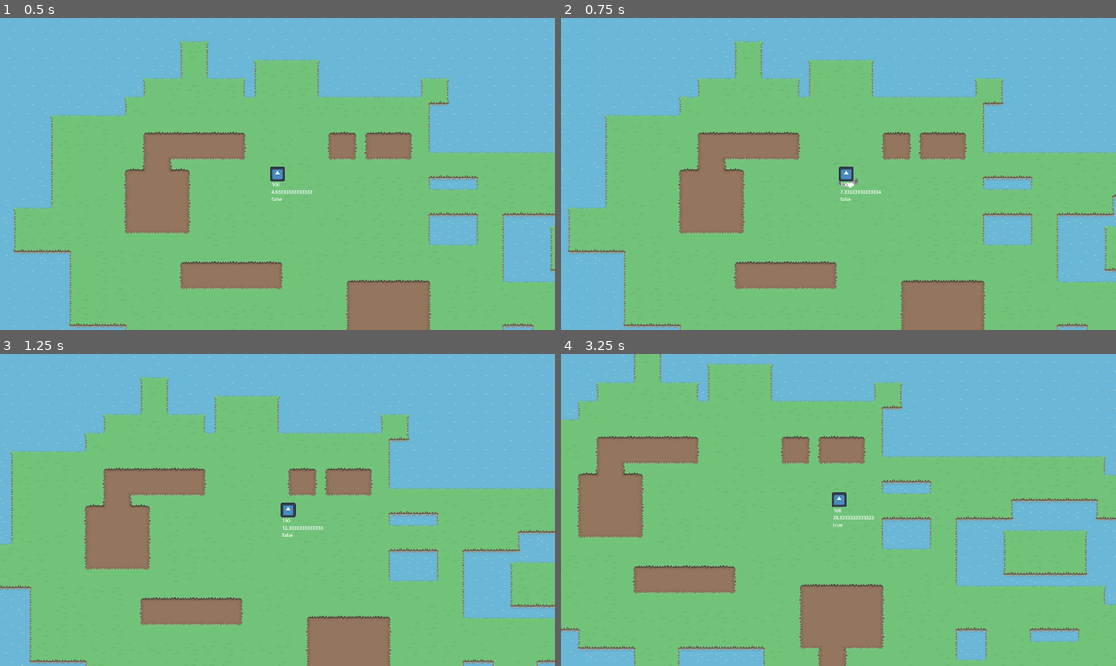
Above: before the commit, frames 1-4 (two rows, left to right).
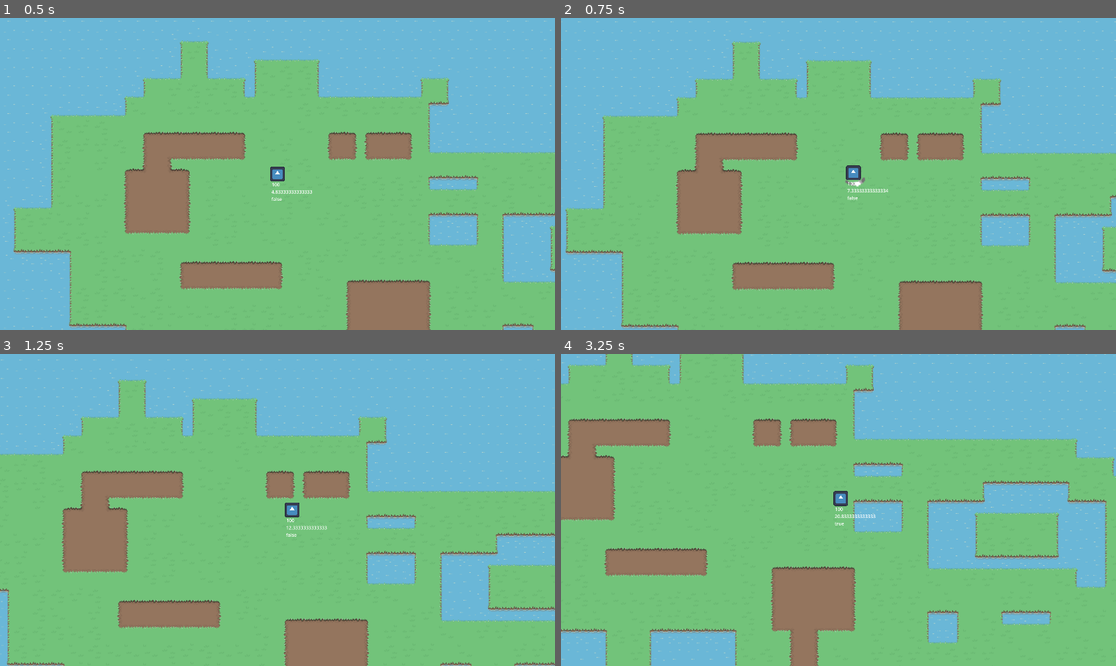
Above: after the commit, the same moments.

Repository: MegaModular/Wild-Gunners
Game: Godot game, scene res://Scenes/main.tscn
Two runs of this game, one before a commit and one after it. Both use one fixed random seed, a clock stepped at 60 frames per second and the inputs below. The engine's default icon, where the game draws it, is replaced by a stand-in: a white triangle on a blue panel in a dark square.
Inputs (mouse positions are in pixels of both pictures, inside the frame that each line leads up to):
- Up to frame 1 (0.5 s): no input
- Up to frame 2 (0.75 s): tap Enter at 0.5 s; move the mouse to (960, 158) at 0.52 s; hold D (right) from 0.53 s (still down); click (960, 158) at 0.6 s
- Up to frame 3 (1.25 s): keep holding D (right)
- Up to frame 4 (3.25 s): move the mouse to (727, 525) at 1.27 s; release D (right) at 1.28 s; hold S (down) 1.28-2.03 s; click (727, 525) at 1.35 s; move the mouse to (894, 441) at 2.02 s; hold D (right) 2.03-2.78 s; hold Right mouse button (rmb) 2.03-2.78 s; click (894, 441) at 2.3 s; move the mouse to (810, 572) at 2.77 s; hold W (up) from 2.78 s (still down); click (810, 572) at 2.85 s

Frame 1 is identical in both runs. In frame 2, 5.1% of the frame differs, in the area x 0-100%, y 0-100%; in frame 3, 18%; in frame 4, 35%.

Commit message:
Added dash for player

Diff:
--- a/Character/Character.tscn
+++ b/Character/Character.tscn
@@ -25,6 +25,21 @@
 [sub_resource type="GradientTexture2D" id="GradientTexture2D_a1225"]
 gradient = SubResource("Gradient_xbxso")
 
+[sub_resource type="Animation" id="Animation_k3ywl"]
+length = 0.001
+tracks/0/type = "value"
+tracks/0/imported = false
+tracks/0/enabled = true
+tracks/0/path = NodePath("CursorHolder/Slash:frame")
+tracks/0/interp = 1
+tracks/0/loop_wrap = true
+tracks/0/keys = {
+"times": PackedFloat32Array(0),
+"transitions": PackedFloat32Array(1),
+"update": 1,
+"values": [13]
+}
+
 [sub_resource type="Animation" id="Animation_5clig"]
 resource_name = "slash"
 length = 0.5
@@ -39,21 +54,6 @@
 "transitions": PackedFloat32Array(1, 1, 1, 1, 1, 1, 1, 1, 1, 1, 1, 1, 1, 1),
 "update": 1,
 "values": [13, 0, 1, 2, 3, 4, 5, 6, 7, 8, 9, 10, 11, 13]
-}
-
-[sub_resource type="Animation" id="Animation_k3ywl"]
-length = 0.001
-tracks/0/type = "value"
-tracks/0/imported = false
-tracks/0/enabled = true
-tracks/0/path = NodePath("CursorHolder/Slash:frame")
-tracks/0/interp = 1
-tracks/0/loop_wrap = true
-tracks/0/keys = {
-"times": PackedFloat32Array(0),
-"transitions": PackedFloat32Array(1),
-"update": 1,
-"values": [13]
 }
 
 [sub_resource type="AnimationLibrary" id="AnimationLibrary_w5l7d"]
--- a/Character/character.gd
+++ b/Character/character.gd
@@ -1,13 +1,15 @@
 extends CharacterBody2D
 
 #Editable
-var move_speed = 250
+var move_speed = 40
 var rotation_speed = 5.0
 
 var maxShieldHealth = 100.0
 var shieldRegenRate = 10.0 #per second
 
-#States
+var dashDistance = 600
+
+#States`
 var ableToAttack : bool = true
 var isDefending : bool = false
 var shieldUp : bool = false
@@ -25,7 +27,7 @@
 func _process(delta: float) -> void:
 	debugFunc()
 
-	calculateMovement()
+	calculateMovement(delta)
 	pointStuffAtCursor(delta)
 	shieldLogic(delta)
 
@@ -43,7 +45,7 @@
 	$CursorHolder.rotation = lerp_angle(current_rotation, target_rotation, rotation_speed * delta)
 
 #Handles player movement
-func calculateMovement() -> void:
+func calculateMovement(delta) -> void:
 	direction = Vector2.ZERO
 	if Input.is_action_pressed("up"):
 		direction += Vector2(0, -1)
@@ -54,13 +56,15 @@
 	if Input.is_action_pressed("right"):
 		direction += Vector2(1, 0)
 
-	velocity = direction.normalized() * move_speed
+	velocity += (direction.normalized() * move_speed)
 	move_and_slide()
+	velocity = lerp(velocity, Vector2.ZERO, 0.125)
 
 func attack() -> void:
 	if ableToAttack && !isDefending:
 		$AnimationPlayer.play('slash')
 		$SlashCooldown.start()
+		velocity += (get_global_mouse_position() - position).normalized() * dashDistance
 		ableToAttack = false
 
 func shieldLogic(delta) -> void:
